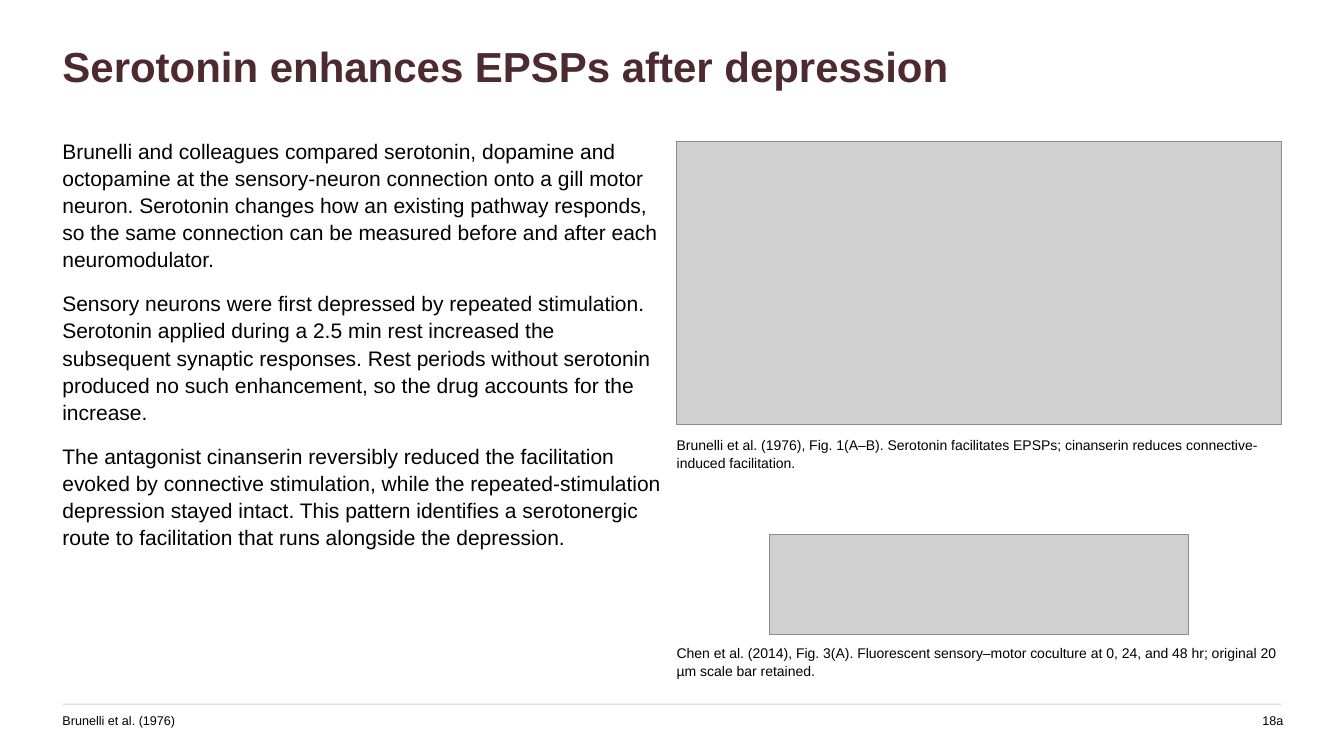
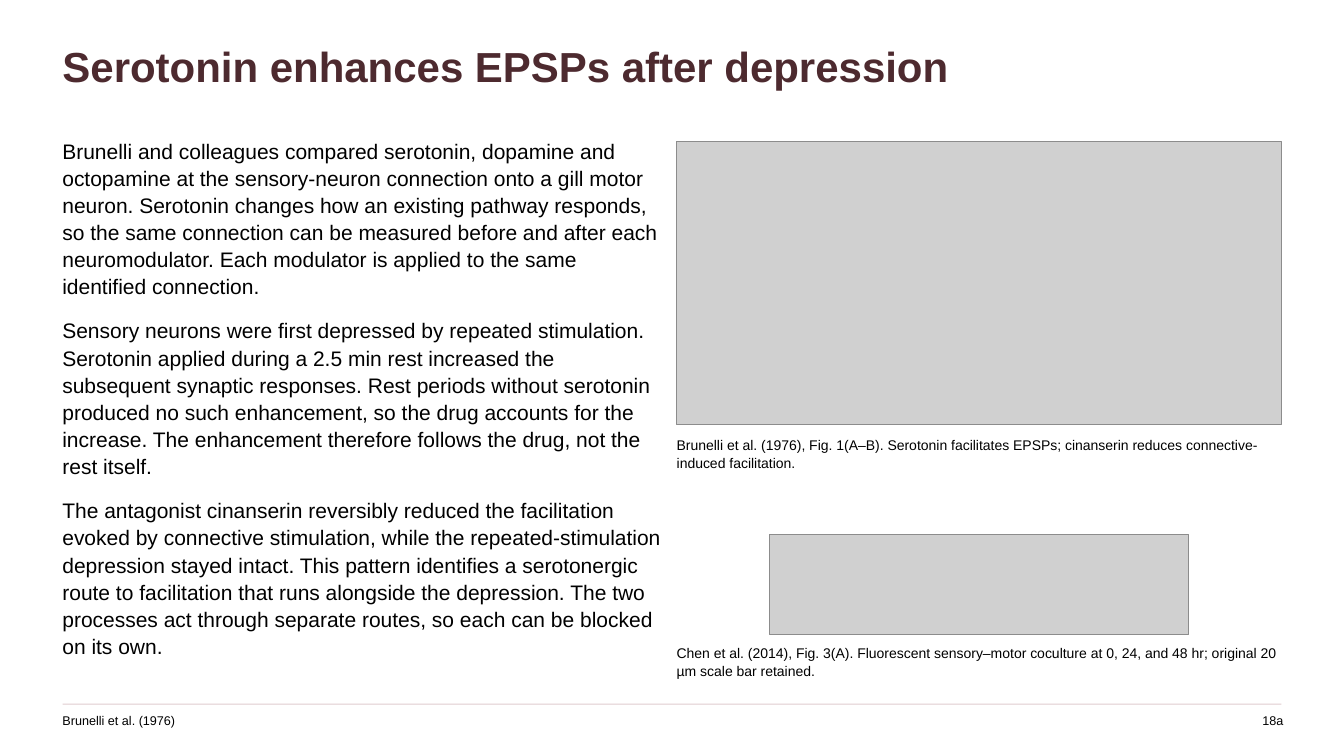
Before and after one commit to jordanxxlopez/NEUROETHOLOGY, a slide deck: slide 24 of scaffolded/Neuroethology_Lecture36_FA2026_SCAFFOLDED.pptx. Drawn at 1344x756 pixels with LibreOffice and Linux fonts; fonts in the diff are those of the drawing; grey boxes stand for pictures. Boxes give left, top, right and bottom in pixels: in the first picture for what was removed or moved away, otherwise in the second. Text is boxed around its words. In the diff, an @@ line names an element or a change of style, - is before the commit and + after.

```diff
--- a/scaffolded/Neuroethology_Lecture36_FA2026_SCAFFOLDED.pptx
+++ b/scaffolded/Neuroethology_Lecture36_FA2026_SCAFFOLDED.pptx
@@ text at [62,143,660,655]: text changed @@
-Brunelli and colleagues compared serotonin, dopamine and octopamine at the sensory-neuron connection onto a gill motor neuron. Serotonin changes how an existing pathway responds, so the same connection can be measured before and after each neuromodulator.
-Sensory neurons were first depressed by repeated stimulation. Serotonin applied during a 2.5 min rest increased the subsequent synaptic responses. Rest periods without serotonin produced no such enhancement, so the drug accounts for the increase.
-The antagonist cinanserin reversibly reduced the facilitation evoked by connective stimulation, while the repeated-stimulation depression stayed intact. This pattern identifies a serotonergic route to facilitation that runs alongside the depression.
+Brunelli and colleagues compared serotonin, dopamine and octopamine at the sensory-neuron connection onto a gill motor neuron. Serotonin changes how an existing pathway responds, so the same connection can be measured before and after each neuromodulator. Each modulator is applied to the same identified connection.
+Sensory neurons were first depressed by repeated stimulation. Serotonin applied during a 2.5 min rest increased the subsequent synaptic responses. Rest periods without serotonin produced no such enhancement, so the drug accounts for the increase. The enhancement therefore follows the drug, not the rest itself.
+The antagonist cinanserin reversibly reduced the facilitation evoked by connective stimulation, while the repeated-stimulation depression stayed intact. This pattern identifies a serotonergic route to facilitation that runs alongside the depression. The two processes act through separate routes, so each can be blocked on its own.
```
Also in this commit, not shown: 41 other slides changed, 3 other files.
